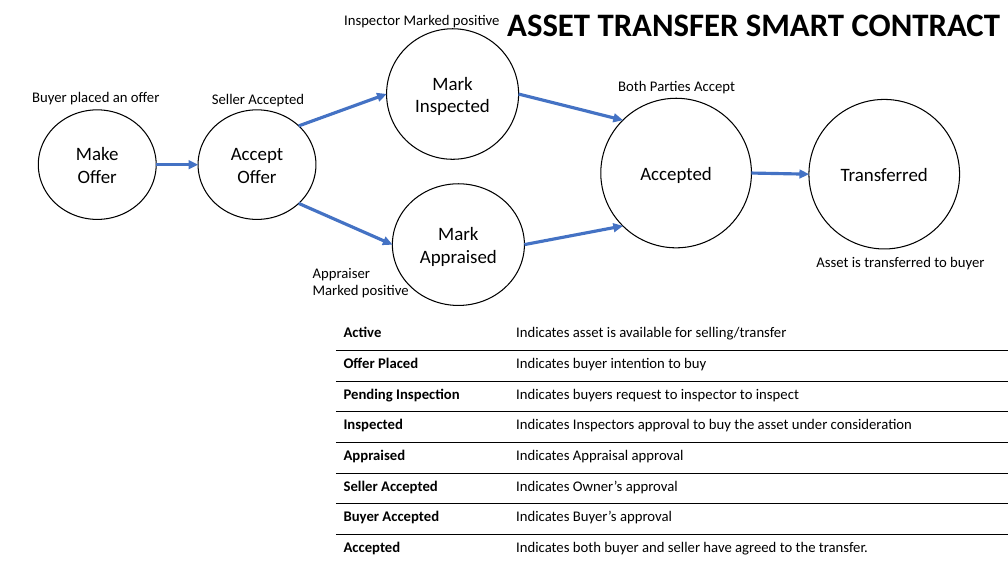
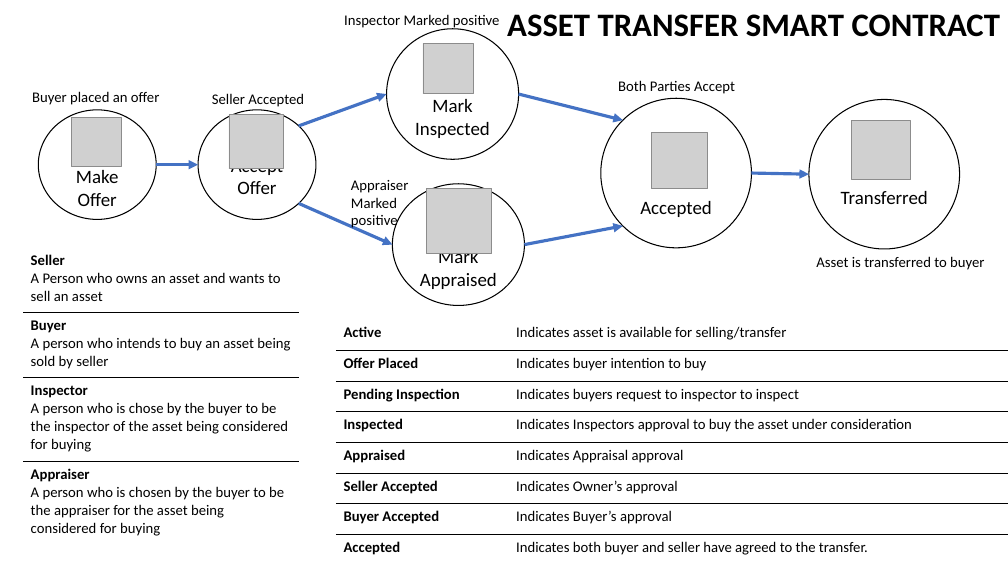
Before and after one commit to aamolgote/codecampnyc2018, a slide deck: slide 12 of PPTX/BAAS.pptx (slide 13 before the commit). Drawn at 1008x567 pixels with LibreOffice and Linux fonts; fonts in the diff are those of the drawing; grey boxes stand for pictures; background and template pictures are left out. Boxes give left, top, right and bottom in pixels: in the first picture for what was removed or moved away, otherwise in the second. Text is boxed around its words. In the diff, an @@ line names an element or a change of style, - is before the commit and + after.

Commit message:
Updated PPTX

```diff
--- a/PPTX/BAAS.pptx
+++ b/PPTX/BAAS.pptx
@@ picture added at <box>423,43,474,94</box> @@
@@ picture added at <box>71,117,121,167</box> @@
@@ picture added at <box>229,115,284,169</box> @@
@@ picture added at <box>652,132,708,188</box> @@
@@ picture added at <box>852,121,911,180</box> @@
@@ text "Appraiser": place and size @@
-text "Appraiser" at <box>313,268,409,298</box>
+text "Appraiser" at <box>351,180,408,230</box>
@@ text at <box>351,197,398,230</box>: text changed @@
-Marked positive
+Marked
+positive
@@ picture added at <box>426,188,492,254</box> @@
@@ table added at <box>23,248,299,546</box>, 4 rows, 1 columns @@
+Seller / A Person who owns an asset and wants to sell an asset
+Buyer / A person who intends to buy an asset being sold by seller
+Inspector / A person who is chose by the buyer to be the inspector of the asset being considered for buying
+Appraiser / A person who is chosen by the buyer to be the appraiser for the asset being considered for buying
```
Also in this commit, not shown: 3 other slides changed, 4 slides added, 1 slide removed.
